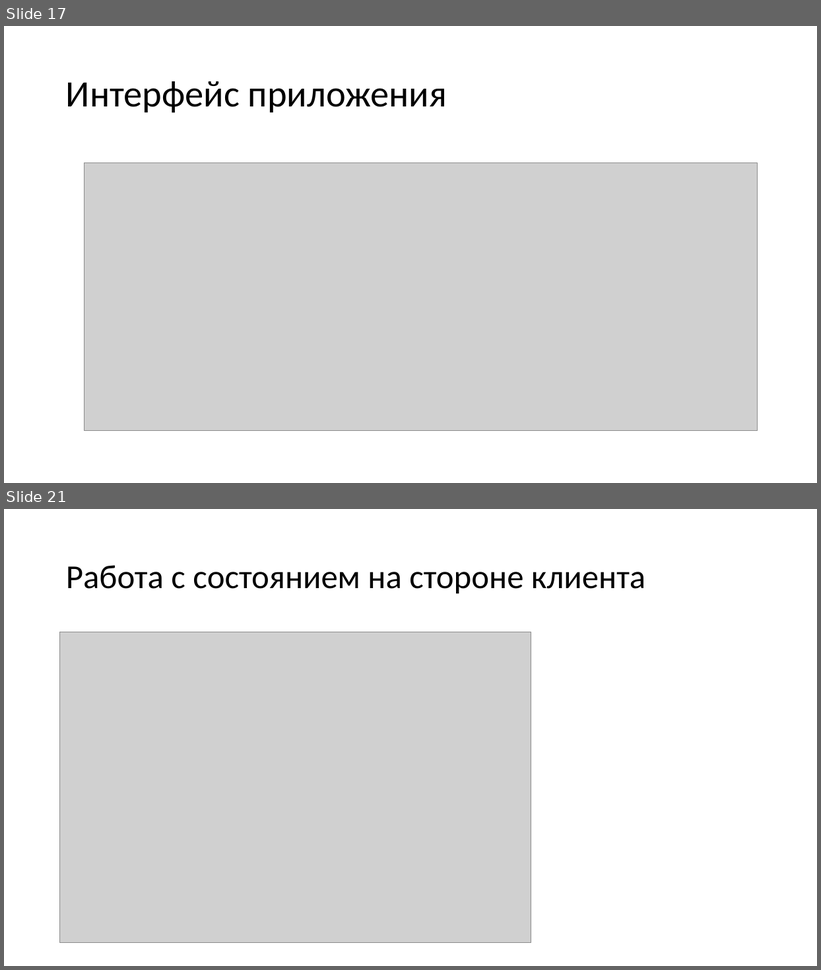
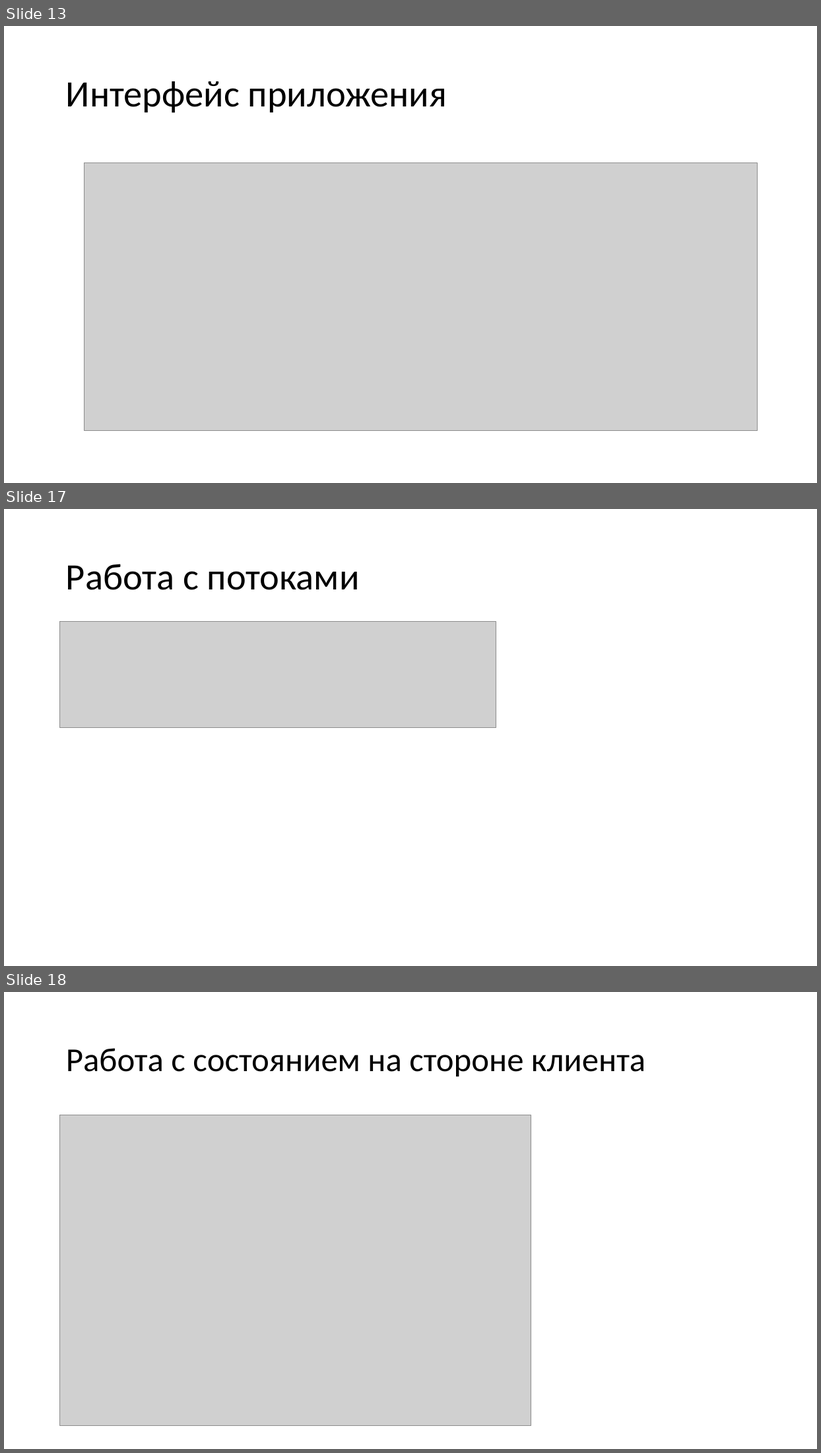
Before and after one commit to vladstarikov88/diploma, a slide deck: presentation.pptx. Shown one above the other, each under a label of ours: slides 17 and 21 before the commit, slides 13, 17 and 18 after it; the slides between them are not shown. The pictures are 821x970 and 821x1453 pixels, drawn with LibreOffice and Linux fonts; fonts in the diff are those of the drawing; grey boxes stand for pictures. Boxes give left, top, right and bottom in pixels: in the first picture for what was removed or moved away, otherwise in the second. Text is boxed around its words. In the diff, an @@ line names an element or a change of style, - is before the commit and + after.

```diff
--- a/presentation.pptx
+++ b/presentation.pptx
@@ slide 17 added at [4,509,817,966], background #FFFFFF @@
@@ title added at [66,564,360,590], 44 pt, text #000000 @@
+Работа с потоками
@@ picture added at [60,622,496,728] @@
@@ what was slide 17 is now slide 13 @@
@@ what was slide 21 is now slide 18 @@
```
Also in this commit, not shown: 2 slides changed, 5 other slides added, 8 slides removed, 2 other files.
